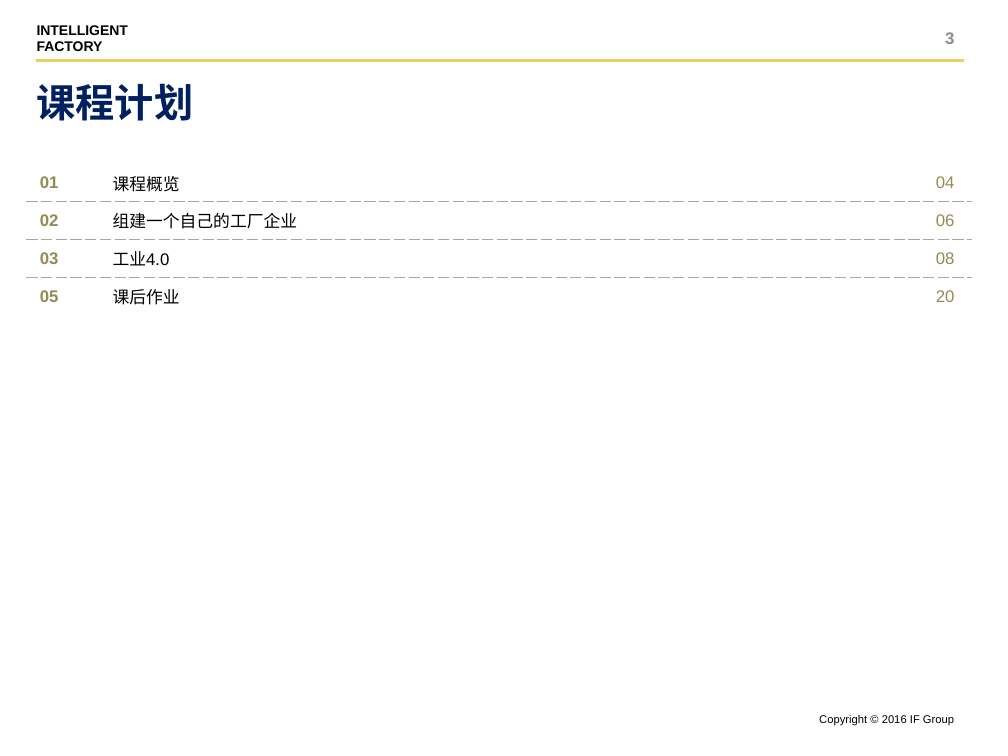
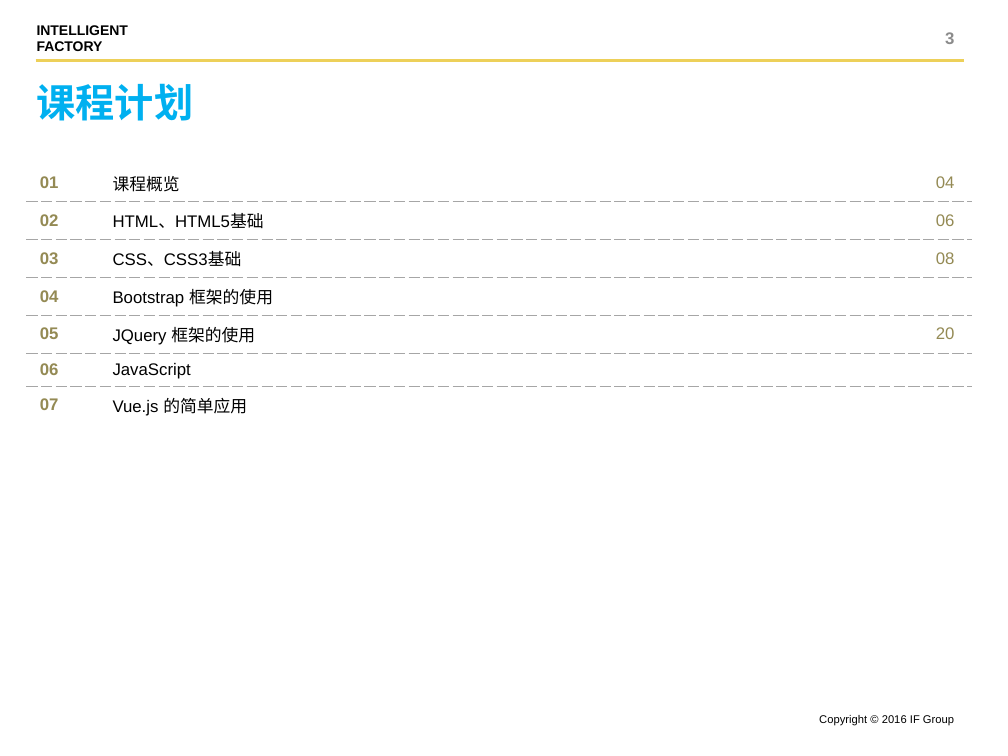
Before and after one commit to shentianyi/CompanyCource, a slide deck: slide 3 of CodeMonkey/cs05 UI前端/UI设计.pptx. Drawn at 1008x756 pixels with LibreOffice and Linux fonts; fonts in the diff are those of the drawing. Boxes give left, top, right and bottom in pixels: in the first picture for what was removed or moved away, otherwise in the second. Text is boxed around its words. In the diff, an @@ line names an element or a change of style, - is before the commit and + after.

```diff
--- a/CodeMonkey/cs05 UI前端/UI设计.pptx
+++ b/CodeMonkey/cs05 UI前端/UI设计.pptx
@@ text "课程计划" at (37, 83, 194, 121): text colour #002060 to #00B0F0 @@
@@ table at (26, 163, 972, 420) @@
-row 2: 02 | 组建一个自己的工厂企业 | 06
-row 3: 03 | 工业4.0 | 08
-row 4: 05 | 课后作业 | 20
+row 2: 02 | HTML、HTML5基础 | 06
+row 3: 03 | CSS、CSS3基础 | 08
+row 4: 04 | Bootstrap 框架的使用 | 
+row 5: 05 | JQuery 框架的使用 | 20
+row 6: 06 | JavaScript | 
+row 7: 07 | Vue.js 的简单应用 | 
```
Also in this commit, not shown: 3 other slides changed, 1 slide added, 1 slide removed, 1 other file.
